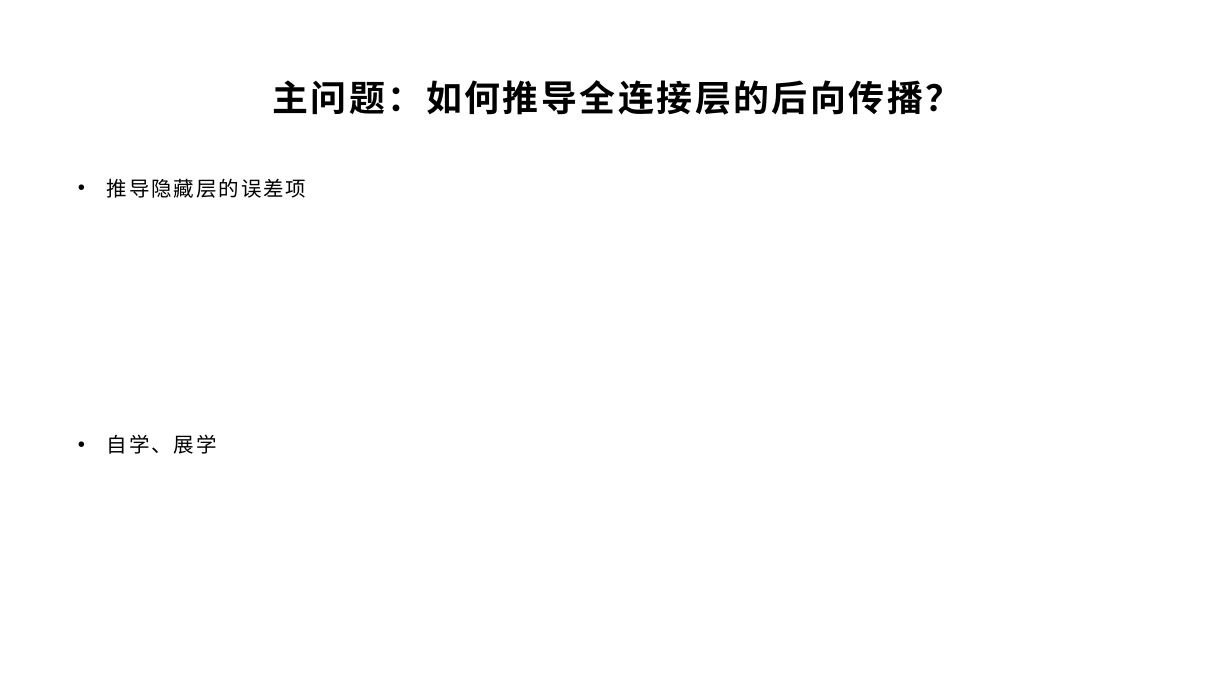
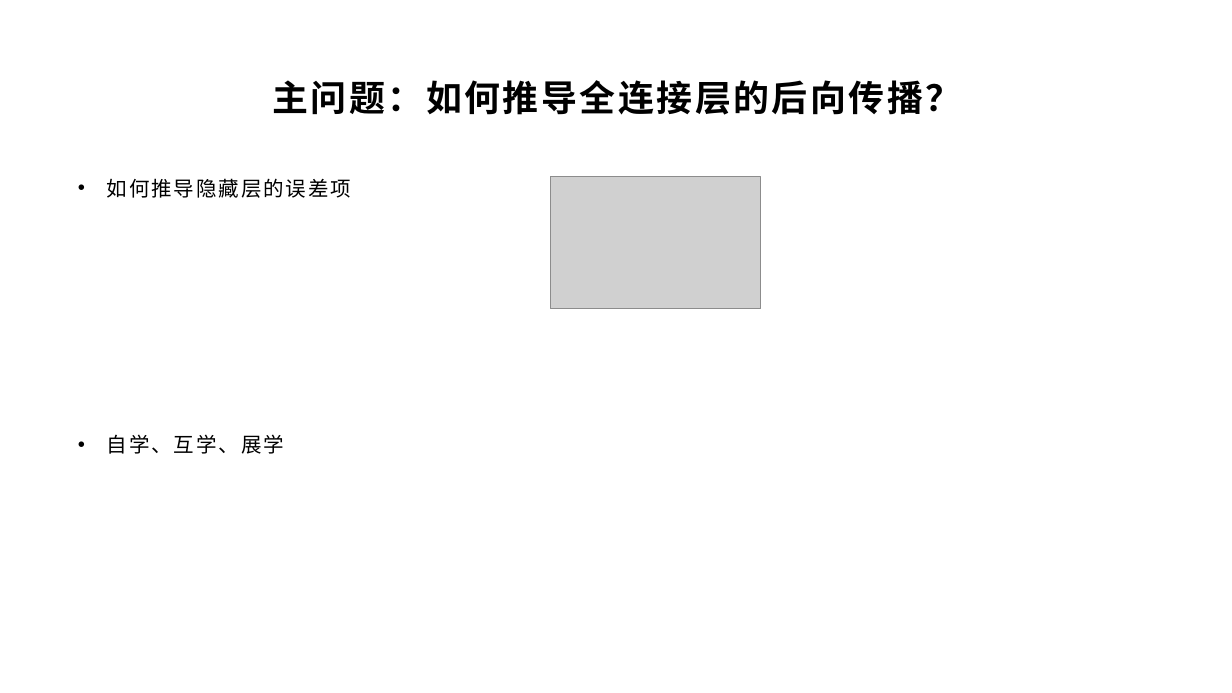
Before and after one commit to yyc-git/DeepLearningEdu, a slide deck: slide 17 of lessons/3_derivation_3/ppt/全连接层的前向和后向传播推导（下）.pptx (slide 14 before the commit). Drawn at 1232x693 pixels with LibreOffice and Linux fonts; fonts in the diff are those of the drawing; grey boxes stand for pictures; background and template pictures are left out. Boxes give left, top, right and bottom in pixels: in the first picture for what was removed or moved away, otherwise in the second. Text is boxed around its words. In the diff, an @@ line names an element or a change of style, - is before the commit and + after.

```diff
--- a/lessons/3_derivation_3/ppt/全连接层的前向和后向传播推导（下）.pptx
+++ b/lessons/3_derivation_3/ppt/全连接层的前向和后向传播推导（下）.pptx
@@ text at (107, 178, 351, 454): text changed @@
-• 推导隐藏层的误差项
-• 自学、展学
+• 如何推导隐藏层的误差项
+• 自学、互学、展学
@@ picture added at (551, 177, 762, 309) @@
```
Also in this commit, not shown: 5 other slides changed, 4 slides added.
